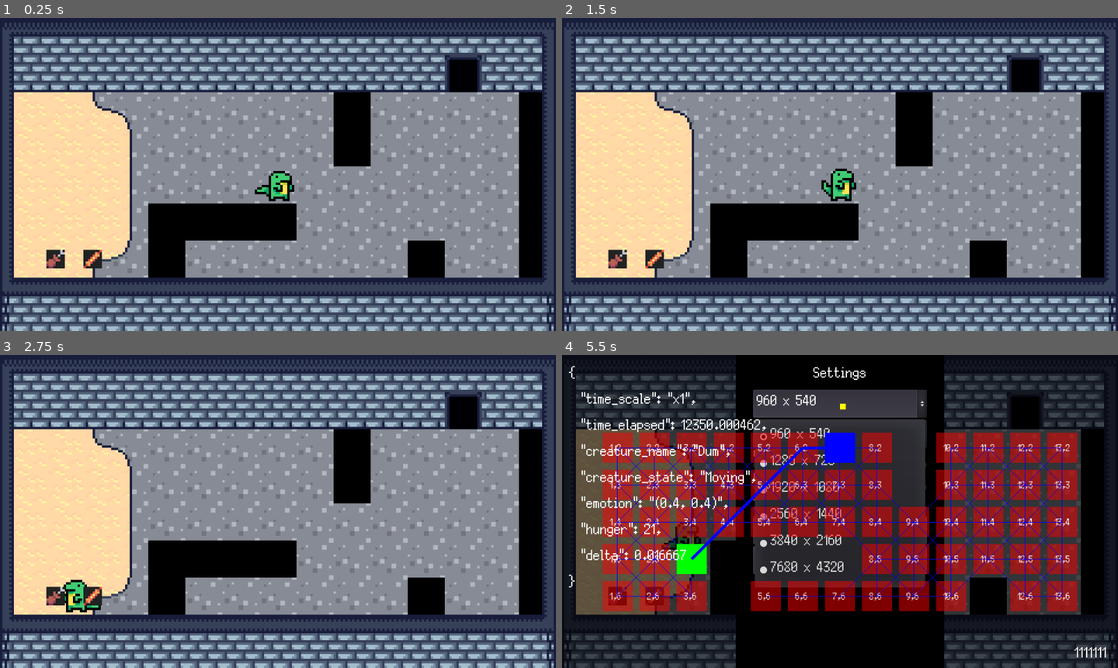
Above: before the commit, frames 1-4 (two rows, left to right).
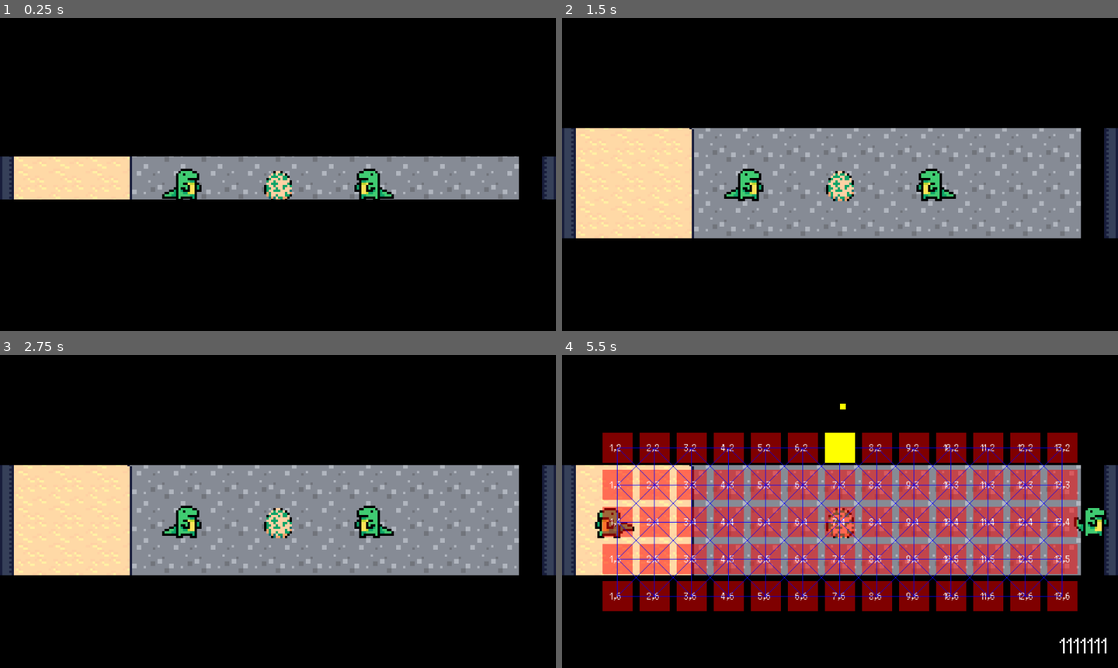
Above: after the commit, the same moments.

Repository: colinbellino/ai-and-games-2022
Game: Godot game, scene res://media/scenes/main.tscn
Two runs of this game, one before a commit and one after it. Both use one fixed random seed, a clock stepped at 60 frames per second and the inputs below.
Inputs (mouse positions are in pixels of both pictures, inside the frame that each line leads up to):
- Up to frame 1 (0.25 s): no input
- Up to frame 2 (1.5 s): move the mouse to (840, 183) at 0.52 s; click (840, 183) at 0.6 s; move the mouse to (617, 259) at 1.27 s; right-click (617, 259) at 1.35 s; click (617, 259) at 1.42 s
- Up to frame 3 (2.75 s): move the mouse to (94, 596) at 2.02 s; hold Shift from 2.03 s (still down); click (94, 596) at 2.17 s
- Up to frame 4 (5.5 s): move the mouse to (812, 574) at 2.77 s; release Shift at 2.78 s; click (812, 574) at 2.85 s; move the mouse to (1006, 558) at 3.52 s; right-click (1006, 558) at 3.6 s; click (1006, 558) at 3.67 s; tap F1 (debug_1) at 4.15 s; move the mouse to (673, 464) at 4.27 s; tap Shift at 4.35 s; click (673, 464) at 4.42 s; tap Escape (ui_cancel) at 4.9 s; click (840, 405) at 5 s, where only the run before the commit has a clickable "960 x 540"

The runs differ from the first frame. In frame 1, 79% of the frame differs, in the area x 0-100%, y 0-100%; in frame 2, 66%; in frame 3, 66%; in frame 4, 73%.

Commit message:
Add game intro v1: obviously, placeholder sounds and animations, but the idea is here

Diff:
--- a/media/fonts/silver.tres
+++ b/media/fonts/silver.tres
@@ -3,5 +3,6 @@
 [ext_resource path="res://media/fonts/silver.ttf" type="DynamicFontData" id=1]
 
 [resource]
-size = 38
+size = 57
+extra_spacing_bottom = -18
 font_data = ExtResource( 1 )
--- a/media/scenes/main.tscn
+++ b/media/scenes/main.tscn
@@ -9,10 +9,11 @@
 [ext_resource path="res://media/animations/intro_1.tres" type="Animation" id=7]
 [ext_resource path="res://media/art/entities/emotions.png" type="Texture" id=8]
 [ext_resource path="res://src/IntroUI.gd" type="Script" id=9]
+[ext_resource path="res://media/fonts/silver.tres" type="DynamicFont" id=10]
 
 [sub_resource type="Animation" id=1]
 resource_name = "Intro1"
-length = 5.0
+length = 7.0
 tracks/0/type = "value"
 tracks/0/path = NodePath("World/Parent0:position")
 tracks/0/interp = 1
@@ -20,7 +21,7 @@
 tracks/0/imported = false
 tracks/0/enabled = true
 tracks/0/keys = {
-"times": PoolRealArray( 0, 1.2, 1.3, 1.4, 1.8, 3 ),
+"times": PoolRealArray( 0, 4.19215, 4.29215, 4.39215, 4.79215, 5.99215 ),
 "transitions": PoolRealArray( 1, 1, 1, 1, 1, 1 ),
 "update": 0,
 "values": [ Vector2( 80, 72 ), Vector2( 80, 72 ), Vector2( 80, 69 ), Vector2( 80, 72 ), Vector2( 80, 72 ), Vector2( -22, 72 ) ]
@@ -32,7 +33,7 @@
 tracks/1/imported = false
 tracks/1/enabled = true
 tracks/1/keys = {
-"times": PoolRealArray( 0, 1.8, 3 ),
+"times": PoolRealArray( 0, 4.79215, 5.99215 ),
 "transitions": PoolRealArray( 1, 1, 1 ),
 "update": 0,
 "values": [ Vector2( 160, 72 ), Vector2( 160, 72 ), Vector2( 280, 72 ) ]
@@ -44,7 +45,7 @@
 tracks/2/imported = false
 tracks/2/enabled = true
 tracks/2/keys = {
-"times": PoolRealArray( 0, 1.5, 1.8 ),
+"times": PoolRealArray( 0, 4.49215, 4.79215 ),
 "transitions": PoolRealArray( 1, 1, 1 ),
 "update": 0,
 "values": [ Vector2( 1, 1 ), Vector2( 1, 1 ), Vector2( -1, 1 ) ]
@@ -56,7 +57,7 @@
 tracks/3/imported = false
 tracks/3/enabled = true
 tracks/3/keys = {
-"times": PoolRealArray( 0, 1.5, 1.8 ),
+"times": PoolRealArray( 0, 4.49215, 4.79215 ),
 "transitions": PoolRealArray( 1, 1, 1 ),
 "update": 0,
 "values": [ Vector2( -1, 1 ), Vector2( -1, 1 ), Vector2( 1, 1 ) ]
@@ -68,7 +69,7 @@
 tracks/4/imported = false
 tracks/4/enabled = true
 tracks/4/keys = {
-"times": PoolRealArray( 0, 1.8, 3 ),
+"times": PoolRealArray( 0, 4.79215, 5.99215 ),
 "transitions": PoolRealArray( 1, 1, 1 ),
 "update": 1,
 "values": [ "idle", "walk", "idle" ]
@@ -80,7 +81,7 @@
 tracks/5/imported = false
 tracks/5/enabled = true
 tracks/5/keys = {
-"times": PoolRealArray( 0, 1.8, 3 ),
+"times": PoolRealArray( 0, 4.79215, 5.99215 ),
 "transitions": PoolRealArray( 1, 1, 1 ),
 "update": 1,
 "values": [ "idle", "idle", "idle" ]
@@ -92,7 +93,7 @@
 tracks/6/imported = false
 tracks/6/enabled = true
 tracks/6/keys = {
-"times": PoolRealArray( 0, 1.8, 3 ),
+"times": PoolRealArray( 0, 4.79215, 5.99215 ),
 "transitions": PoolRealArray( 1, 1, 1 ),
 "update": 1,
 "values": [ false, true, false ]
@@ -104,7 +105,7 @@
 tracks/7/imported = false
 tracks/7/enabled = true
 tracks/7/keys = {
-"times": PoolRealArray( 0, 1.8, 3 ),
+"times": PoolRealArray( 0, 4.79215, 5.99215 ),
 "transitions": PoolRealArray( 1, 1, 1 ),
 "update": 1,
 "values": [ false, true, false ]
@@ -116,10 +117,10 @@
 tracks/8/imported = false
 tracks/8/enabled = true
 tracks/8/keys = {
-"times": PoolRealArray( 0 ),
-"transitions": PoolRealArray( 1 ),
-"update": 0,
-"values": [ Vector2( 0, 0 ) ]
+"times": PoolRealArray( 0, 0.6, 6.69215 ),
+"transitions": PoolRealArray( 1, 1, 1 ),
+"update": 0,
+"values": [ Vector2( 0, 0 ), Vector2( 0, -80 ), Vector2( 0, -80 ) ]
 }
 tracks/9/type = "value"
 tracks/9/path = NodePath("IntroUI/BorderBottom:rect_position")
@@ -128,82 +129,135 @@
 tracks/9/imported = false
 tracks/9/enabled = true
 tracks/9/keys = {
-"times": PoolRealArray( 0 ),
-"transitions": PoolRealArray( 1 ),
-"update": 0,
-"values": [ Vector2( 0, 360 ) ]
+"times": PoolRealArray( 0, 0.6, 6.69215 ),
+"transitions": PoolRealArray( 1, 1, 1 ),
+"update": 0,
+"values": [ Vector2( 0, 270 ), Vector2( 0, 380 ), Vector2( 0, 380 ) ]
 }
 tracks/10/type = "value"
-tracks/10/path = NodePath("World:modulate")
+tracks/10/path = NodePath("World/Egg0:position")
 tracks/10/interp = 1
 tracks/10/loop_wrap = true
 tracks/10/imported = false
 tracks/10/enabled = true
 tracks/10/keys = {
-"times": PoolRealArray( 0, 0.1, 0.5 ),
-"transitions": PoolRealArray( 1, 1, 1 ),
-"update": 0,
-"values": [ Color( 1, 1, 1, 0 ), Color( 1, 1, 1, 0 ), Color( 1, 1, 1, 1 ) ]
+"times": PoolRealArray( 3.99215 ),
+"transitions": PoolRealArray( 1 ),
+"update": 0,
+"values": [ Vector2( 120, 72 ) ]
 }
 tracks/11/type = "value"
-tracks/11/path = NodePath("World/Egg0:position")
+tracks/11/path = NodePath("World/Parent0Emote:visible")
 tracks/11/interp = 1
 tracks/11/loop_wrap = true
 tracks/11/imported = false
 tracks/11/enabled = true
 tracks/11/keys = {
-"times": PoolRealArray( 1 ),
-"transitions": PoolRealArray( 1 ),
-"update": 0,
-"values": [ Vector2( 120, 72 ) ]
+"times": PoolRealArray( 0, 3.99215, 4.19215 ),
+"transitions": PoolRealArray( 1, 1, 1 ),
+"update": 1,
+"values": [ false, true, false ]
 }
 tracks/12/type = "value"
-tracks/12/path = NodePath("World/Parent0Emote:visible")
+tracks/12/path = NodePath("World/Parent1Emote:visible")
 tracks/12/interp = 1
 tracks/12/loop_wrap = true
 tracks/12/imported = false
 tracks/12/enabled = true
 tracks/12/keys = {
-"times": PoolRealArray( 0, 1, 1.2 ),
+"times": PoolRealArray( 0, 3.99215, 4.19215 ),
 "transitions": PoolRealArray( 1, 1, 1 ),
 "update": 1,
 "values": [ false, true, false ]
 }
 tracks/13/type = "value"
-tracks/13/path = NodePath("World/Parent1Emote:visible")
+tracks/13/path = NodePath("IntroUI/BorderRight:rect_position")
 tracks/13/interp = 1
 tracks/13/loop_wrap = true
 tracks/13/imported = false
 tracks/13/enabled = true
 tracks/13/keys = {
-"times": PoolRealArray( 0, 1, 1.2 ),
-"transitions": PoolRealArray( 1, 1, 1 ),
-"update": 1,
-"values": [ false, true, false ]
+"times": PoolRealArray( 0, 6.29215, 6.69215 ),
+"transitions": PoolRealArray( 1, 1, 1 ),
+"update": 0,
+"values": [ Vector2( 960, 0 ), Vector2( 960, 0 ), Vector2( 580, 0 ) ]
 }
 tracks/14/type = "value"
-tracks/14/path = NodePath("IntroUI/BorderRight:rect_position")
+tracks/14/path = NodePath("IntroUI/BorderLeft:rect_position")
 tracks/14/interp = 1
 tracks/14/loop_wrap = true
 tracks/14/imported = false
 tracks/14/enabled = true
 tracks/14/keys = {
-"times": PoolRealArray( 0, 3.3, 3.7 ),
-"transitions": PoolRealArray( 1, 1, 1 ),
-"update": 0,
-"values": [ Vector2( 960, 0 ), Vector2( 960, 0 ), Vector2( 640, 0 ) ]
-}
-tracks/15/type = "value"
-tracks/15/path = NodePath("IntroUI/BorderLeft:rect_position")
+"times": PoolRealArray( 0, 6.29215, 6.69215 ),
+"transitions": PoolRealArray( 1, 1, 1 ),
+"update": 0,
+"values": [ Vector2( -480, 0 ), Vector2( -480, 0 ), Vector2( -100, 0 ) ]
+}
+tracks/15/type = "method"
+tracks/15/path = NodePath("IntroUI")
 tracks/15/interp = 1
 tracks/15/loop_wrap = true
 tracks/15/imported = false
 tracks/15/enabled = true
 tracks/15/keys = {
-"times": PoolRealArray( 0, 3.3, 3.7 ),
-"transitions": PoolRealArray( 1, 1, 1 ),
-"update": 0,
-"values": [ Vector2( -480, 0 ), Vector2( -480, 0 ), Vector2( -160, 0 ) ]
+"times": PoolRealArray( 0.00762563 ),
+"transitions": PoolRealArray( 1 ),
+"values": [ {
+"args": [  ],
+"method": "play_danger_sound"
+} ]
+}
+
+[sub_resource type="Animation" id=3]
+resource_name = "Intro2"
+tracks/0/type = "value"
+tracks/0/path = NodePath("IntroUI/BorderTop:rect_position")
+tracks/0/interp = 1
+tracks/0/loop_wrap = true
+tracks/0/imported = false
+tracks/0/enabled = true
+tracks/0/keys = {
+"times": PoolRealArray( 0.00402784, 0.984717 ),
+"transitions": PoolRealArray( 1, 1 ),
+"update": 0,
+"values": [ Vector2( 0, -80 ), Vector2( 0, -270 ) ]
+}
+tracks/1/type = "value"
+tracks/1/path = NodePath("IntroUI/BorderBottom:rect_position")
+tracks/1/interp = 1
+tracks/1/loop_wrap = true
+tracks/1/imported = false
+tracks/1/enabled = true
+tracks/1/keys = {
+"times": PoolRealArray( 0.00402784, 0.984612 ),
+"transitions": PoolRealArray( 1, 1 ),
+"update": 0,
+"values": [ Vector2( 0, 380 ), Vector2( 0, 540 ) ]
+}
+tracks/2/type = "value"
+tracks/2/path = NodePath("IntroUI/BorderRight:rect_position")
+tracks/2/interp = 1
+tracks/2/loop_wrap = true
+tracks/2/imported = false
+tracks/2/enabled = true
+tracks/2/keys = {
+"times": PoolRealArray( 0.00402784, 0.984559 ),
+"transitions": PoolRealArray( 1, 1 ),
+"update": 0,
+"values": [ Vector2( 580, 0 ), Vector2( 960, 0 ) ]
+}
+tracks/3/type = "value"
+tracks/3/path = NodePath("IntroUI/BorderLeft:rect_position")
+tracks/3/interp = 1
+tracks/3/loop_wrap = true
+tracks/3/imported = false
+tracks/3/enabled = true
+tracks/3/keys = {
+"times": PoolRealArray( 0.00402784, 0.984755 ),
+"transitions": PoolRealArray( 1, 1 ),
+"update": 0,
+"values": [ Vector2( -100, 0 ), Vector2( -480, 0 ) ]
 }
 
 [sub_resource type="Animation" id=2]
@@ -251,6 +305,7 @@
 
 [node name="SettingsUI" parent="." instance=ExtResource( 4 )]
 layer = 2
+visible = false
 
 [node name="DebugUI" parent="." instance=ExtResource( 3 )]
 layer = 100
@@ -259,17 +314,65 @@
 unique_name_in_owner = true
 script = ExtResource( 9 )
 
-[node name="Name" type="LineEdit" parent="IntroUI"]
-unique_name_in_owner = true
-margin_left = 350.0
-margin_top = 429.0
-margin_right = 650.0
-margin_bottom = 481.0
+[node name="BorderTop" type="ColorRect" parent="IntroUI"]
+unique_name_in_owner = true
+margin_right = 960.0
+margin_bottom = 270.0
+color = Color( 0, 0, 0, 1 )
+
+[node name="BorderRight" type="ColorRect" parent="IntroUI"]
+unique_name_in_owner = true
+margin_left = 960.0
+margin_right = 1440.0
+margin_bottom = 540.0
+color = Color( 0, 0, 0, 1 )
+
+[node name="BorderBottom" type="ColorRect" parent="IntroUI"]
+unique_name_in_owner = true
+margin_top = 541.0
+margin_right = 960.0
+margin_bottom = 810.999
+color = Color( 0, 0, 0, 1 )
+
+[node name="BorderLeft" type="ColorRect" parent="IntroUI"]
+unique_name_in_owner = true
+margin_left = -480.0
+margin_bottom = 540.0
+color = Color( 0, 0, 0, 1 )
+
+[node name="NameContainer" type="Control" parent="IntroUI"]
+unique_name_in_owner = true
+margin_right = 40.0
+margin_bottom = 40.0
+
+[node name="NameLabel" type="Label" parent="IntroUI/NameContainer"]
+unique_name_in_owner = true
+margin_left = 274.0
+margin_top = 414.0
+margin_right = 514.0
+margin_bottom = 465.0
 theme = ExtResource( 5 )
-text = "Hello"
-
-[node name="Start" type="Button" parent="IntroUI"]
-unique_name_in_owner = true
+text = "Their name was"
+
+[node name="Name" type="LineEdit" parent="IntroUI/NameContainer"]
+unique_name_in_owner = true
+margin_left = 524.0
+margin_top = 412.0
+margin_right = 835.0
+margin_bottom = 463.0
+theme = ExtResource( 5 )
+custom_colors/font_color = Color( 0.254902, 0.803922, 0.45098, 1 )
+custom_fonts/font = ExtResource( 10 )
+text = "WWWWWWWWWWWWWWW"
+max_length = 16
+expand_to_text_length = true
+context_menu_enabled = false
+caret_blink = true
+caret_blink_speed = 0.3
+
+[node name="Start" type="Button" parent="IntroUI/NameContainer"]
+unique_name_in_owner = true
+visible = false
 margin_left = 350.0
 margin_top = 485.0
 margin_right = 650.0
@@ -277,32 +380,6 @@
 theme = ExtResource( 5 )
 text = "Start"
 
-[node name="BorderTop" type="ColorRect" parent="IntroUI"]
-unique_name_in_owner = true
-margin_right = 960.0
-margin_bottom = 180.0
-color = Color( 0, 0, 0, 1 )
-
-[node name="BorderRight" type="ColorRect" parent="IntroUI"]
-unique_name_in_owner = true
-margin_left = 960.0
-margin_right = 1440.0
-margin_bottom = 540.0
-color = Color( 0, 0, 0, 1 )
-
-[node name="BorderBottom" type="ColorRect" parent="IntroUI"]
-unique_name_in_owner = true
-margin_top = 541.0
-margin_right = 960.0
-margin_bottom = 721.0
-color = Color( 0, 0, 0, 1 )
-
-[node name="BorderLeft" type="ColorRect" parent="IntroUI"]
-unique_name_in_owner = true
-margin_left = -480.0
-margin_bottom = 540.0
-color = Color( 0, 0, 0, 1 )
-
 [node name="SoundPlayer" type="AudioStreamPlayer2D" parent="."]
 unique_name_in_owner = true
 position = Vector2( 480, 270 )
@@ -321,6 +398,7 @@
 [node name="AnimationPlayer" type="AnimationPlayer" parent="."]
 unique_name_in_owner = true
 anims/Intro1 = SubResource( 1 )
+anims/Intro2 = SubResource( 3 )
 anims/RESET = SubResource( 2 )
 anims/intro_1 = ExtResource( 7 )
 
@@ -330,6 +408,7 @@
 
 [node name="Parent0" type="AnimatedSprite" parent="World"]
 position = Vector2( 50, 64.25 )
+z_index = 99
 frames = ExtResource( 6 )
 animation = "idle"
 
@@ -338,6 +417,7 @@
 position = Vector2( 84, 56 )
 rotation = 3.14159
 scale = Vector2( 1, -1 )
+z_index = 99
 texture = ExtResource( 8 )
 region_enabled = true
 region_rect = Rect2( 32, 64, 16, 16 )
@@ -345,18 +425,20 @@
 [node name="Parent1" type="AnimatedSprite" parent="World"]
 position = Vector2( 160, 72 )
 scale = Vector2( -1, 1 )
+z_index = 99
 frames = ExtResource( 6 )
 animation = "idle"
-frame = 1
 
 [node name="Parent1Emote" type="Sprite" parent="World"]
 visible = false
 position = Vector2( 156, 56 )
+z_index = 99
 texture = ExtResource( 8 )
 region_enabled = true
 region_rect = Rect2( 32, 64, 16, 16 )
 
 [node name="Egg0" type="AnimatedSprite" parent="World"]
 position = Vector2( 120, 72 )
+z_index = 99
 frames = ExtResource( 6 )
 animation = "egg"
--- a/media/scenes/ui/DebugUI.tscn
+++ b/media/scenes/ui/DebugUI.tscn
@@ -32,9 +32,10 @@
 anchor_top = 1.0
 anchor_right = 0.98
 anchor_bottom = 1.0
-margin_left = 340.0
-margin_top = -63.0
-margin_right = 0.199951
+margin_left = 342.0
+margin_top = -79.0
+margin_right = 2.19995
+margin_bottom = -16.0
 theme = ExtResource( 1 )
 text = "version"
 align = 2
--- a/media/text.csv
+++ b/media/text.csv
@@ -13,3 +13,4 @@
 Language,Language,Langue
 locale_en,English,English
 locale_fr,Français,Français
+Their name is,Their name is,Leur nom est
--- a/src/Game.gd
+++ b/src/Game.gd
@@ -52,14 +52,24 @@
             var entities_node = Globals.current_level.find_node("Entities")
             var entities_node_parent = entities_node.get_parent()
 
-            # if Globals.settings.debug_skip_title == false:
-            #     # Remove all entities for the duration of the intro
-            #     entities_node.get_parent().remove_child(entities_node)
+            if Globals.settings.debug_skip_title == false:
+                # Remove all entities for the duration of the intro
+                entities_node.get_parent().remove_child(entities_node)
 
-            #     Globals.animation_player.play("Intro1")
-            #     yield(Globals.animation_player, "animation_finished")
+                Globals.animation_player.play("Intro1")
+                yield(Globals.animation_player, "animation_finished")
 
-            #     entities_node_parent.add_child(entities_node)
+                Globals.ui_intro.animate_text()
+                yield(Globals.ui_intro, "animate_text_finished")
+
+                yield(Globals.ui_intro, "name_submitted")
+                Globals.ui_intro.container_name.visible = false
+
+                Globals.animation_player.play("Intro2")
+                yield(Globals.animation_player, "animation_finished")
+
+                # Add them back before starting the game
+                entities_node_parent.add_child(entities_node)
 
             LDTK.update_entities(entities_node)
             assert(Globals.creature != null, "No creature found in the level, did we forget to add one?")
@@ -115,7 +125,6 @@
     quit_game()
 
 static func start_game() -> void:
-    Globals.ui_intro.close()
     Globals.ui_title.close()
     Audio.play_music(Globals.MUSIC.CALM)
 
--- a/src/Globals.gd
+++ b/src/Globals.gd
@@ -29,6 +29,7 @@
 const SPRITE_SIZE : int = 16
 const SCALE : int = 4
 const CELL_CENTER_OFFSET : Vector2 = Vector2(0.5, 0.5)
+const LETTER_APPEAR_DELAY : float = 0.1
 
 # Resources
 onready var textures : Dictionary = {}
@@ -75,7 +76,7 @@
 var audio_player_sound : AudioStreamPlayer2D
 var audio_player_music : AudioStreamPlayer2D
 
-enum SFX { BUTTON_HOVER, BUTTON_CLICK_1, BUTTON_CLICK_2, EAT, SLEEP, LAUGH, CRY, WALK, POOP }
+enum SFX { BUTTON_HOVER, BUTTON_CLICK_1, BUTTON_CLICK_2, EAT, SLEEP, LAUGH, CRY, WALK, POOP, TEXT_TYPE, INTRO_DANGER }
 
 var audio_sounds : Dictionary = {
     SFX.BUTTON_HOVER: preload("res://media/audio/ui/menu-tick.wav"),
@@ -87,6 +88,8 @@
     SFX.CRY: preload("res://media/audio/creature/crying-1.ogg"),
     SFX.WALK: preload("res://media/audio/creature/step-slow.ogg"),
     SFX.POOP: preload("res://media/audio/creature/small-fart.wav"),
+    SFX.TEXT_TYPE: preload("res://media/audio/ui/fft-text.mp3"),
+    SFX.INTRO_DANGER: preload("res://media/audio/ui/Then, everything changed when the fire nation attacked.mp3"),
 }
 enum MUSIC { MENU, CALM, ACTIVE }
 var audio_musics : Dictionary = {
--- a/src/IntroUI.gd
+++ b/src/IntroUI.gd
@@ -2,28 +2,56 @@
 
 var button_start: Button
 var input_name: LineEdit
+var label_name: Label
+var label_name_text : String
+var container_name : Control
+
+signal animate_text_finished()
+signal name_submitted()
 
 func _ready() -> void:
     button_start = get_node("%Start")
     input_name = get_node("%Name")
+    label_name = get_node("%NameLabel")
+    container_name = get_node("%NameContainer")
 
     button_start.connect("mouse_entered", self, "on_button_hover")
-    input_name.connect("text_changed", self, "_name_changed")
+    # input_name.connect("text_changed", self, "_name_changed")
+    input_name.connect("text_entered", self, "_name_entered")
+    input_name.text = ""
+    label_name_text = tr("Their name is")
+    label_name.text = ""
 
-    input_name.text = Globals.creature_name
+func animate_text() -> void:
+    container_name.visible = true
 
-func open() -> void:
-    visible = true
+    label_name.text = ""
+    for letter in label_name_text:
+        label_name.text += letter
+        Audio.play_sound(Globals.SFX.TEXT_TYPE)
+        yield(get_tree().create_timer(Globals.LETTER_APPEAR_DELAY / 2), "timeout")
+        Audio.play_sound(Globals.SFX.TEXT_TYPE)
+        yield(get_tree().create_timer(Globals.LETTER_APPEAR_DELAY / 2 ), "timeout")
 
-func close() -> void:
-    visible = false
+    input_name.text = ""
+    for letter in Globals.creature_name:
+        input_name.append_at_cursor(letter)
+        Audio.play_sound(Globals.SFX.TEXT_TYPE)
+        yield(get_tree().create_timer(Globals.LETTER_APPEAR_DELAY), "timeout")
+    input_name.grab_focus()
+
+    emit_signal("animate_text_finished")
+
+func play_danger_sound() -> void:
+    Audio.play_sound(Globals.SFX.INTRO_DANGER)
 
 func on_button_hover():
     Audio.play_sound_random([Globals.SFX.BUTTON_HOVER])
 
-func _name_changed(new_text: String) -> void:
-    if new_text.length() == 0:
+func _name_entered(new_text: String) -> void:
+    if new_text.length() == 0 || new_text.length() > 32:
         button_start.disabled = true
     else:
         button_start.disabled = false
         Globals.creature_name = new_text
+        emit_signal("name_submitted")
--- a/src/behaviours/Hunger.gd
+++ b/src/behaviours/Hunger.gd
@@ -15,59 +15,59 @@
 var emotional_impact_timer : Timer
 
 func _ready() -> void:
-	Globals.hunger = HUNGER_START
-	entity.connect("fed", self, "_entity_fed")
+    Globals.hunger = HUNGER_START
+    entity.connect("fed", self, "_entity_fed")
 
-	hunger_timer = Timer.new()
-	add_child(hunger_timer)
-	hunger_timer.connect("timeout", self, "_hunger_timeout")
-	hunger_timer.start(HUNGER_TICKS_IN_SECONDS)
+    hunger_timer = Timer.new()
+    add_child(hunger_timer)
+    hunger_timer.connect("timeout", self, "_hunger_timeout")
+    hunger_timer.start(HUNGER_TICKS_IN_SECONDS)
 
-	# We might want something more global where we have
-	# a number that changes based on factors that
-	# will hit emotion at specific intervals
-	emotional_impact_timer = Timer.new()
-	add_child(emotional_impact_timer)
-	emotional_impact_timer.connect("timeout", self, "_emotional_impact_timeout")
-	emotional_impact_timer.start(EMOTION_TICKS_IN_SECONDS)
+    # We might want something more global where we have
+    # a number that changes based on factors that
+    # will hit emotion at specific intervals
+    emotional_impact_timer = Timer.new()
+    add_child(emotional_impact_timer)
+    emotional_impact_timer.connect("timeout", self, "_emotional_impact_timeout")
+    emotional_impact_timer.start(EMOTION_TICKS_IN_SECONDS)
 
 func _exit_tree() -> void:
-	entity.disconnect("fed", self, "_entity_fed")
-	remove_child(hunger_timer)
-	remove_child(emotional_impact_timer)
+    entity.disconnect("fed", self, "_entity_fed")
+    remove_child(hunger_timer)
+    remove_child(emotional_impact_timer)
 
 func _hunger_timeout() -> void:
-	Globals.hunger -= 1
+    Globals.hunger -= 1
 
-	# This should probably just be it's own behavoir
-	# Increase poop number to represent bowels fill with waste
-	Globals.poop += 1
+    # This should probably just be it's own behavoir
+    # Increase poop number to represent bowels fill with waste
+    Globals.poop += 1
 
-	if Globals.poop >= POOP_AT:
-		Globals.poop = 0
-		# Poop code goes here
-		var entites = Globals.current_level.find_node("Entities")
-		var fresh_poop = POOP_NODE.instance()
-		fresh_poop.position = get_parent().position
-		entites.add_child(fresh_poop)
-		# TODO: Colin there's an awesome poop png in the art assets.. Spawn a poo entity
+    if Globals.poop >= POOP_AT:
+        Globals.poop = 0
+        # Poop code goes here
+        var entites = Globals.current_level.find_node("Entities")
+        var fresh_poop = POOP_NODE.instance()
+        fresh_poop.position = get_parent().position
+        entites.add_child(fresh_poop)
+        # TODO: Colin there's an awesome poop png in the art assets.. Spawn a poo entity
 
-	# print("[HUNGER] ticked: ", Globals.hunger)
+    # print("[HUNGER] ticked: ", Globals.hunger)
 
 func _emotional_impact_timeout() -> void:
-	if Globals.hunger < HUNGER_EMOTION_DAMAGE_THRESHOLD:
-		Globals.add_emotion(HUNGER_EMOTION, "Pet")
-		# print("[HUNGER] emotional impact: ", Globals.emotion)
+    if Globals.hunger < HUNGER_EMOTION_DAMAGE_THRESHOLD:
+        Globals.add_emotion(HUNGER_EMOTION, "Pet")
+        # print("[HUNGER] emotional impact: ", Globals.emotion)
 
-	if Globals.hunger < HUNGER_DEATH_THRESHOLD:
-		if entity._state == Enums.EntityStates.Idle:
-			entity.set_meta("dead_animation", "dead_hunger")
-			entity.change_state(Enums.EntityStates.Dead)
+    if Globals.hunger < HUNGER_DEATH_THRESHOLD:
+        if entity._state == Enums.EntityStates.Idle:
+            entity.set_meta("dead_animation", "dead_hunger")
+            entity.change_state(Enums.EntityStates.Dead)
 
 func _entity_fed(amount: int) -> void:
-	Globals.hunger += amount
-	Globals.add_emotion(FEED_EMOTION, "Feed")
-	entity.set_meta("bark_animation", "eat_large")
-	entity.change_state(Enums.EntityStates.Bark)
-	Pet.emote(entity, 26)
-	Audio.play_sound(Globals.SFX.EAT)
+    Globals.hunger += amount
+    Globals.add_emotion(FEED_EMOTION, "Feed")
+    entity.set_meta("bark_animation", "eat_large")
+    entity.change_state(Enums.EntityStates.Bark)
+    Pet.emote(entity, 26)
+    Audio.play_sound(Globals.SFX.EAT)
Not shown, added: media/audio/ui/Then, everything changed when the fire nation attacked.mp3.import
Not shown, added: media/audio/ui/fft-text.mp3.import
Binary file changed: media/main.theme
Not shown, changed: media/maps/world_0.ldtk
Not shown: 1 places in media/scenes/main.tscn that only renumber resources
Not shown, added: media/audio/ui/Then, everything changed when the fire nation attacked.mp3
Not shown, added: media/audio/ui/fft-text.mp3
